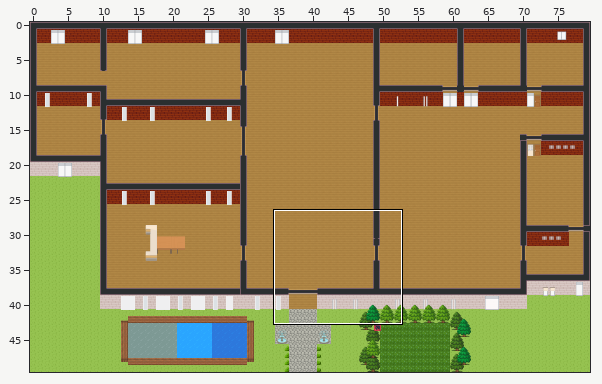
An edit to a level. Tiled map (JSON), map.tmj. Above, an overview of the earlier version with the close-up marked.
Close-up. First the earlier version:
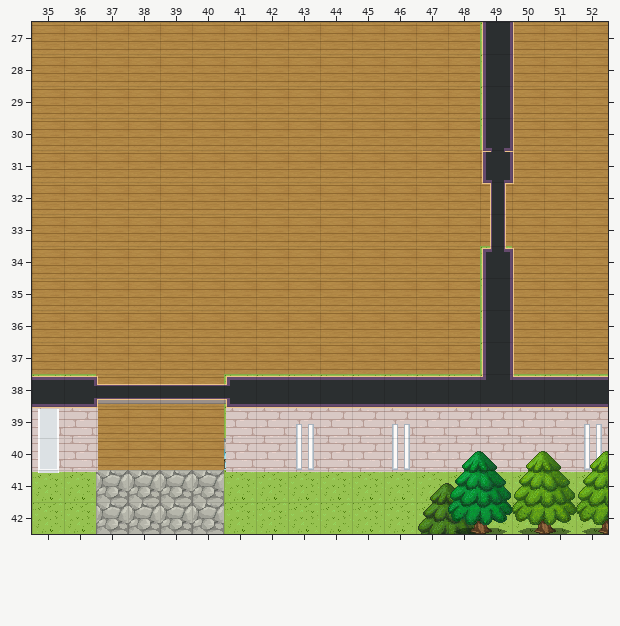
Cells are 32x32 px. Shown: x 35..52, y 27..42. The commit also changed other parts of the map, which this record leaves out.
After:
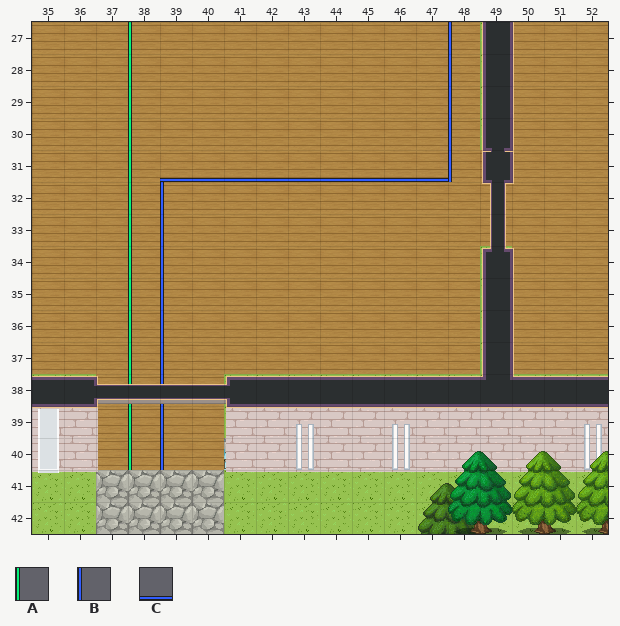
Key: from "Chunk 1": A 44, B 45, C 46.
_ is an empty cell.
Tiles of an added or newly shown layer are drawn over the layers below it.
Changes in this commit:
Layer "floor/Marquage Sol" (added):
Tile A now appears in rows 27 to 40 at x 38.
Tile B now appears in rows 27 to 31 at x 48; in rows 32 to 40 at x 39.
Tile C now appears in row 31 at x 39 to 47.
Boxes around the changes in both close-ups, in picture pixels (x1, y1, x2, y2):
added: (128, 22, 452, 470)
